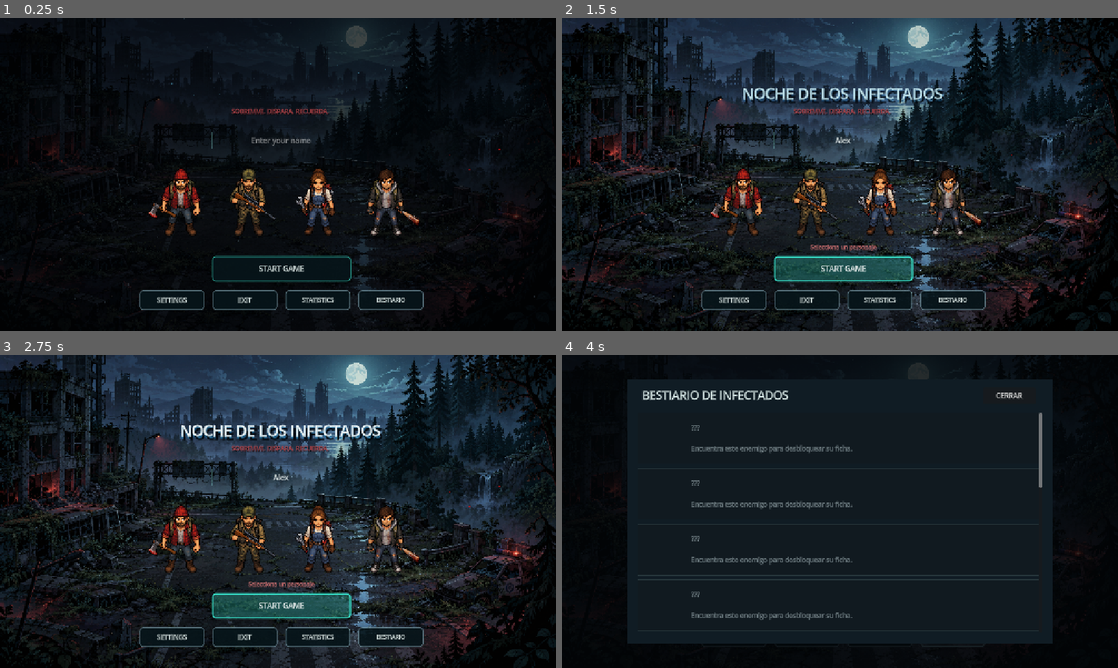
Above: before the commit, frames 1-4 (two rows, left to right).
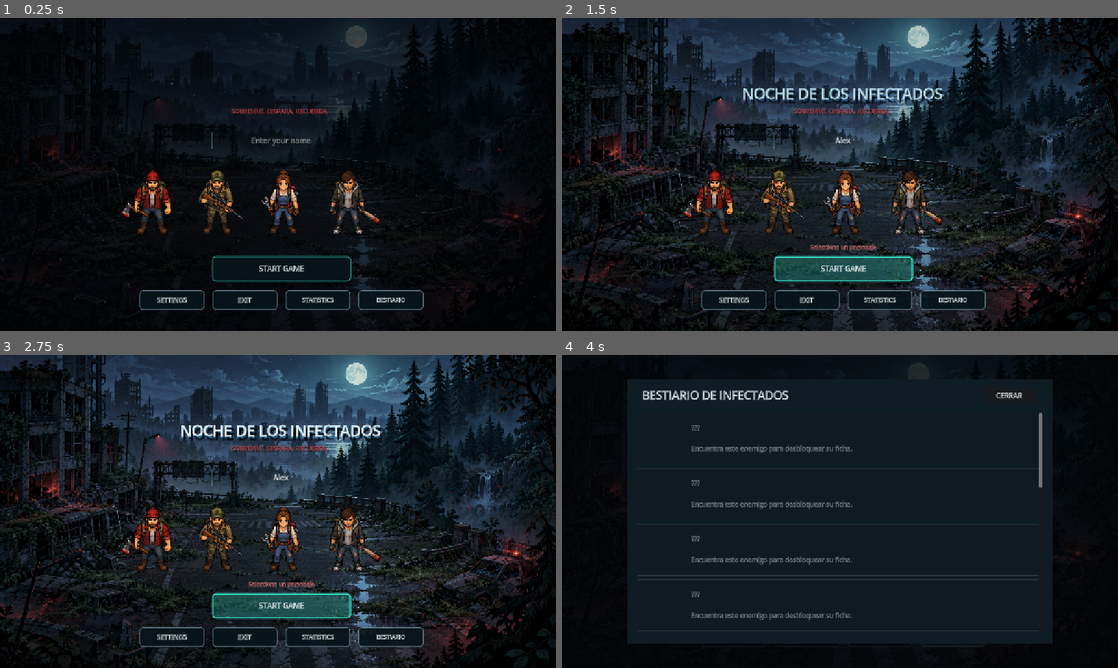
Above: after the commit, the same moments.

Repository: scorpio21/Juego_Zombi
Game: Godot game, scene res://main.tscn
Two runs of this game, one before a commit and one after it. Both use one fixed random seed, a clock stepped at 60 frames per second and the inputs below.
Inputs (mouse positions are in pixels of both pictures, inside the frame that each line leads up to):
- Up to frame 1 (0.25 s): no input
- Up to frame 2 (1.5 s): click (845, 140) at 0.52 s; type "Alex" at 0.6 s; click "START GAME" at 1.25 s
- Up to frame 3 (2.75 s): click "START GAME" at 2 s
- Up to frame 4 (4 s): click "STATISTICS" at 2.75 s; click "BESTIARIO" at 3.5 s

The runs differ from the first frame. In frame 1, 5.0% of the frame differs, in the area x 21-76%, y 47-70%; in frame 2, 5.4%; in frame 3, 5.5%; in frame 4, nothing differs.

Commit message:
Separar panel de estadísticas y corregir texto

Diff:
--- a/main.gd
+++ b/main.gd
@@ -441,7 +441,7 @@
 	name_input.gui_input.connect(_on_name_input_gui_input)
 	layer.add_child(name_input)
 	character_highlight = Panel.new()
-	character_highlight.position = Vector2(322, 325)
+	character_highlight.position = Vector2(260, 325)
 	character_highlight.visible = selected_character >= 0
 	character_highlight.size = Vector2(160, 200)
 	character_highlight.mouse_filter = Control.MOUSE_FILTER_IGNORE
@@ -458,8 +458,8 @@
 		var survivor_cell := Vector2(survivor_sheet.get_width() / 4.0, survivor_sheet.get_height())
 		for i in range(4):
 			var survivor_view := TextureRect.new()
-			survivor_view.position = Vector2(335 + i * 168, 340)
-			survivor_view.size = Vector2(134, 174)
+			survivor_view.position = Vector2(275 + i * 160, 340)
+			survivor_view.size = Vector2(125, 174)
 			survivor_view.expand_mode = TextureRect.EXPAND_IGNORE_SIZE
 			survivor_view.stretch_mode = TextureRect.STRETCH_KEEP_ASPECT_CENTERED
 			survivor_view.mouse_filter = Control.MOUSE_FILTER_IGNORE
@@ -470,8 +470,8 @@
 			layer.add_child(survivor_view)
 	for i in range(4):
 		var character_button := Button.new()
-		character_button.position = Vector2(322 + i * 168, 325)
-		character_button.size = Vector2(160, 200)
+		character_button.position = Vector2(260 + i * 160, 325)
+		character_button.size = Vector2(150, 200)
 		character_button.text = ""
 		character_button.flat = true
 		character_button.modulate = Color(1, 1, 1, 0.02)
@@ -554,7 +554,7 @@
 	if index < 0 or index >= character_data_list.size():
 		return
 	selected_character = index
-	character_highlight.position = Vector2(322 + index * 168, 325)
+	character_highlight.position = Vector2(260 + index * 160, 325)
 	character_highlight.visible = true
 	_show_selection_panel()
 	_refresh_character_selection()
@@ -643,11 +643,11 @@
 	selection_portrait.visible = false
 	selection_stats_panel.add_child(selection_portrait)
 	selection_description = _label(selection_stats_panel, "Haz clic en un personaje para ver sus estadísticas.", Vector2(100, 99), 12, Color("b9c9c8"))
-	selection_description.size = Vector2(185, 62)
+	selection_description.size = Vector2(190, 70)
 	selection_description.add_theme_font_size_override("font_size", 11)
 	selection_description.autowrap_mode = TextServer.AUTOWRAP_WORD_SMART
-	selection_description.clip_text = true
-	selection_description.text_overrun_behavior = TextServer.OVERRUN_TRIM_ELLIPSIS
+	selection_description.clip_text = false
+	selection_description.text_overrun_behavior = TextServer.OVERRUN_NO_TRIMMING
 	var stat_names := ["Vida máxima", "Ataque", "Defensa", "Velocidad", "Alcance", "Crítico"]
 	var stat_icon_paths := {
 		"Vida máxima": "res://assets/ui/stats/stat_health.png",
